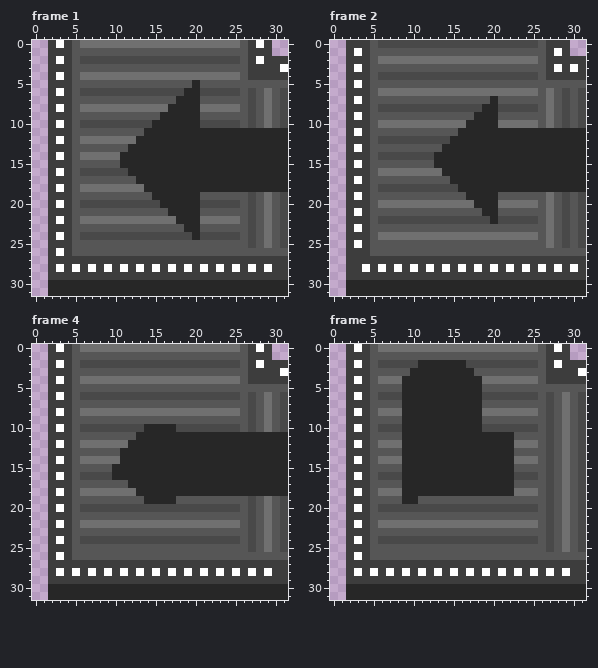
Pixel-art file, stored at Assets/Sprites/Conveyors/left up curve conv.aseprite. Above: the version before the commit.
32x32 pixels, 11 frames. Shown: frame 1, frame 2, frame 4, frame 5. The commit also changed other frames, which this record leaves out.
New version:
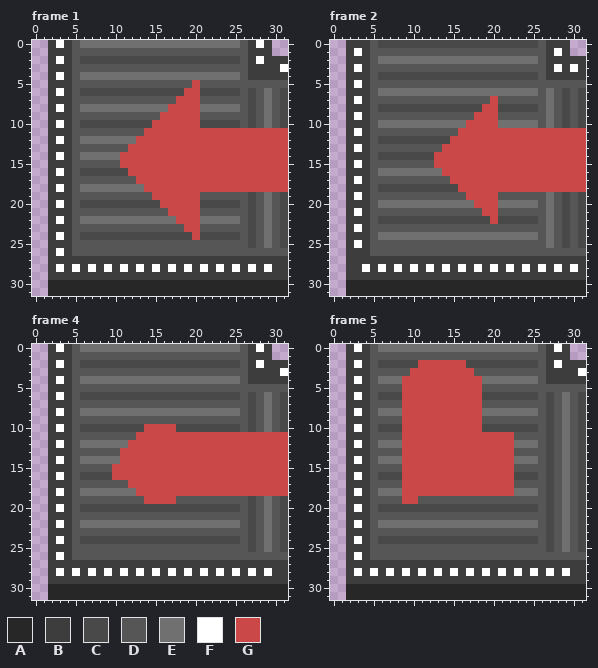
Palette (. is transparent): A #272727  B #3d3d3d  C #494949  D #565656  E #707070  F #ffffff  G #cb4848
Edits made:
--- frame 1, layer "Layer 7"
@@ x 0..31 @@
  4 ..BFBDEEEEEEEEEEEEEEEEEEEEDBBBBB
- 5 ..BBBDDDDDDDDDDDDDDDADDDDDDDDDDD
- 6 ..BFBDCCCCCCCCCCCCCAACCCCCDCDEDC
- 7 ..BBBDDDDDDDDDDDDDAAADDDDDDCDEDC
- 8 ..BFBDEEEEEEEEEEEAAAAEEEEEDCDEDC
- 9 ..BBBDDDDDDDDDDDAAAAADDDDDDCDEDC
-10 ..BFBDCCCCCCCCCAAAAAACCCCCDCDEDC
-11 ..BBBDDDDDDDDDAAAAAAAAAAAAAAAAAA
-12 ..BFBDEEEEEEEAAAAAAAAAAAAAAAAAAA
-13 ..BBBDDDDDDDAAAAAAAAAAAAAAAAAAAA
-14 ..BFBDEEEEEAAAAAAAAAAAAAAAAAAAAA
-15 ..BBBDDDDDDAAAAAAAAAAAAAAAAAAAAA
-16 ..BFBDCCCCCCAAAAAAAAAAAAAAAAAAAA
-17 ..BBBDDDDDDDDAAAAAAAAAAAAAAAAAAA
-18 ..BFBDEEEEEEEEAAAAAAAAAAAAAAAAAA
-19 ..BBBDDDDDDDDDDAAAAAADDDDDDCDEDC
-20 ..BFBDCCCCCCCCCCAAAAACCCCCDCDEDC
-21 ..BBBDDDDDDDDDDDDAAAADDDDDDCDEDC
-22 ..BFBDEEEEEEEEEEEEAAAEEEEEDCDEDC
-23 ..BBBDDDDDDDDDDDDDDAADDDDDDCDEDC
-24 ..BFBDCCCCCCCCCCCCCCACCCCCDCDEDC
+ 5 ..BBBDDDDDDDDDDDDDDDGDDDDDDDDDDD
+ 6 ..BFBDCCCCCCCCCCCCCGGCCCCCDCDEDC
+ 7 ..BBBDDDDDDDDDDDDDGGGDDDDDDCDEDC
+ 8 ..BFBDEEEEEEEEEEEGGGGEEEEEDCDEDC
+ 9 ..BBBDDDDDDDDDDDGGGGGDDDDDDCDEDC
+10 ..BFBDCCCCCCCCCGGGGGGCCCCCDCDEDC
+11 ..BBBDDDDDDDDDGGGGGGGGGGGGGGGGGG
+12 ..BFBDEEEEEEEGGGGGGGGGGGGGGGGGGG
+13 ..BBBDDDDDDDGGGGGGGGGGGGGGGGGGGG
+14 ..BFBDEEEEEGGGGGGGGGGGGGGGGGGGGG
+15 ..BBBDDDDDDGGGGGGGGGGGGGGGGGGGGG
+16 ..BFBDCCCCCCGGGGGGGGGGGGGGGGGGGG
+17 ..BBBDDDDDDDDGGGGGGGGGGGGGGGGGGG
+18 ..BFBDEEEEEEEEGGGGGGGGGGGGGGGGGG
+19 ..BBBDDDDDDDDDDGGGGGGDDDDDDCDEDC
+20 ..BFBDCCCCCCCCCCGGGGGCCCCCDCDEDC
+21 ..BBBDDDDDDDDDDDDGGGGDDDDDDCDEDC
+22 ..BFBDEEEEEEEEEEEEGGGEEEEEDCDEDC
+23 ..BBBDDDDDDDDDDDDDDGGDDDDDDCDEDC
+24 ..BFBDCCCCCCCCCCCCCCGCCCCCDCDEDC
 25 ..BBBDDDDDDDDDDDDDDDDDDDDDDCDEDC
--- frame 2, layer "Layer 7"
@@ x 11..31 @@
  6 EEEEEEEEEEEEEEEDEDCDC
- 7 DDDDDDDDDADDDDDDEDCDC
- 8 CCCCCCCCAACCCCCDEDCDC
- 9 DDDDDDDAAADDDDDDEDCDC
-10 EEEEEEAAAAEEEEEDEDCDC
-11 DDDDDAAAAAAAAAAAAAAAA
-12 CCCCAAAAAAAAAAAAAAAAA
-13 DDDAAAAAAAAAAAAAAAAAA
-14 CCAAAAAAAAAAAAAAAAAAA
-15 DDAAAAAAAAAAAAAAAAAAA
-16 EEEAAAAAAAAAAAAAAAAAA
-17 DDDDAAAAAAAAAAAAAAAAA
-18 CCCCCAAAAAAAAAAAAAAAA
-19 DDDDDDAAAADDDDDDEDCDC
-20 EEEEEEEAAAEEEEEDEDCDC
-21 DDDDDDDDAADDDDDDEDCDC
-22 CCCCCCCCCACCCCCDEDCDC
+ 7 DDDDDDDDDGDDDDDDEDCDC
+ 8 CCCCCCCCGGCCCCCDEDCDC
+ 9 DDDDDDDGGGDDDDDDEDCDC
+10 EEEEEEGGGGEEEEEDEDCDC
+11 DDDDDGGGGGGGGGGGGGGGG
+12 CCCCGGGGGGGGGGGGGGGGG
+13 DDDGGGGGGGGGGGGGGGGGG
+14 CCGGGGGGGGGGGGGGGGGGG
+15 DDGGGGGGGGGGGGGGGGGGG
+16 EEEGGGGGGGGGGGGGGGGGG
+17 DDDDGGGGGGGGGGGGGGGGG
+18 CCCCCGGGGGGGGGGGGGGGG
+19 DDDDDDGGGGDDDDDDEDCDC
+20 EEEEEEEGGGEEEEEDEDCDC
+21 DDDDDDDDGGDDDDDDEDCDC
+22 CCCCCCCCCGCCCCCDEDCDC
 23 DDDDDDDDDDDDDDDDEDCDC
--- frame 4, layer "Layer 7"
@@ x 0..31 @@
  9 ..BBBDDDDDDDDDDDDDDDDDDDDDDCDEDC
-10 ..BFBDCCCCCCCCAAAACCCCCCCCDCDEDC
-11 ..BBBDDDDDDDDAAAAAAAAAAAAAAAAAAA
-12 ..BFBDEEEEEEAAAAAAAAAAAAAAAAAAAA
-13 ..BBBDDDDDDAAAAAAAAAAAAAAAAAAAAA
-14 ..BFBDEEEEEAAAAAAAAAAAAAAAAAAAAA
-15 ..BBBDDDDDAAAAAAAAAAAAAAAAAAAAAA
-16 ..BFBDCCCCAAAAAAAAAAAAAAAAAAAAAA
-17 ..BBBDDDDDDDAAAAAAAAAAAAAAAAAAAA
-18 ..BFBDEEEEEEEAAAAAAAAAAAAAAAAAAA
-19 ..BBBDDDDDDDDDAAAADDDDDDDDDCDEDC
+10 ..BFBDCCCCCCCCGGGGCCCCCCCCDCDEDC
+11 ..BBBDDDDDDDDGGGGGGGGGGGGGGGGGGG
+12 ..BFBDEEEEEEGGGGGGGGGGGGGGGGGGGG
+13 ..BBBDDDDDDGGGGGGGGGGGGGGGGGGGGG
+14 ..BFBDEEEEEGGGGGGGGGGGGGGGGGGGGG
+15 ..BBBDDDDDGGGGGGGGGGGGGGGGGGGGGG
+16 ..BFBDCCCCGGGGGGGGGGGGGGGGGGGGGG
+17 ..BBBDDDDDDDGGGGGGGGGGGGGGGGGGGG
+18 ..BFBDEEEEEEEGGGGGGGGGGGGGGGGGGG
+19 ..BBBDDDDDDDDDGGGGDDDDDDDDDCDEDC
 20 ..BFBDCCCCCCCCCCCCCCCCCCCCDCDEDC
--- frame 5, layer "Layer 7"
@@ x 7..24 @@
  1 DDDDDDDDDDDDDDDDDD
- 2 CCCCAAAAAACCCCCCCC
- 3 DDDAAAAAAAADDDDDDD
- 4 EEAAAAAAAAAAEEEEEE
- 5 DDAAAAAAAAAADDDDDD
- 6 CCAAAAAAAAAACCCCCC
- 7 DDAAAAAAAAAADDDDDD
- 8 EEAAAAAAAAAAEEEEEE
- 9 DDAAAAAAAAAADDDDDD
-10 CCAAAAAAAAAACCCCCC
-11 DDAAAAAAAAAAAAAADD
-12 EEAAAAAAAAAAAAAAEE
-13 DDAAAAAAAAAAAAAADD
-14 EEAAAAAAAAAAAAAAEE
-15 DDAAAAAAAAAAAAAADD
-16 CCAAAAAAAAAAAAAACC
-17 DDAAAAAAAAAAAAAADD
-18 EEAAAAAAAAAAAAAAEE
-19 DDAADDDDDDDDDDDDDD
+ 2 CCCCGGGGGGCCCCCCCC
+ 3 DDDGGGGGGGGDDDDDDD
+ 4 EEGGGGGGGGGGEEEEEE
+ 5 DDGGGGGGGGGGDDDDDD
+ 6 CCGGGGGGGGGGCCCCCC
+ 7 DDGGGGGGGGGGDDDDDD
+ 8 EEGGGGGGGGGGEEEEEE
+ 9 DDGGGGGGGGGGDDDDDD
+10 CCGGGGGGGGGGCCCCCC
+11 DDGGGGGGGGGGGGGGDD
+12 EEGGGGGGGGGGGGGGEE
+13 DDGGGGGGGGGGGGGGDD
+14 EEGGGGGGGGGGGGGGEE
+15 DDGGGGGGGGGGGGGGDD
+16 CCGGGGGGGGGGGGGGCC
+17 DDGGGGGGGGGGGGGGDD
+18 EEGGGGGGGGGGGGGGEE
+19 DDGGDDDDDDDDDDDDDD
 20 CCCCCCCCCCCCCCCCCC
Changed places in both pictures, as pixel boxes (x1, y1, x2, y2):
changed: (120, 80, 288, 240)
changed: (434, 96, 586, 224)
changed: (112, 424, 288, 504)
changed: (402, 360, 514, 504)
